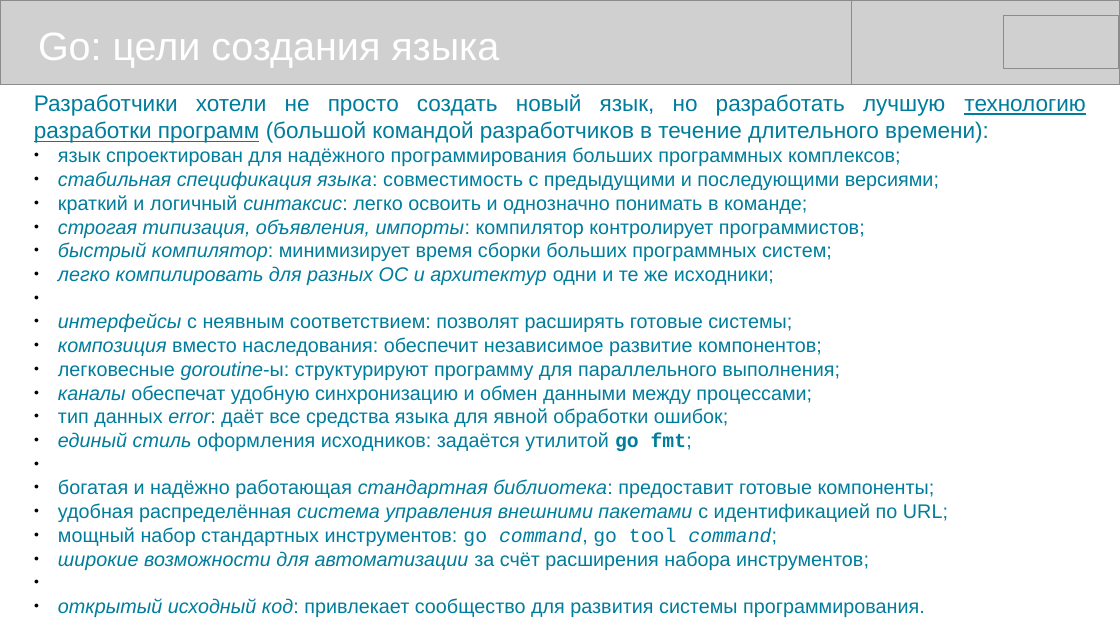
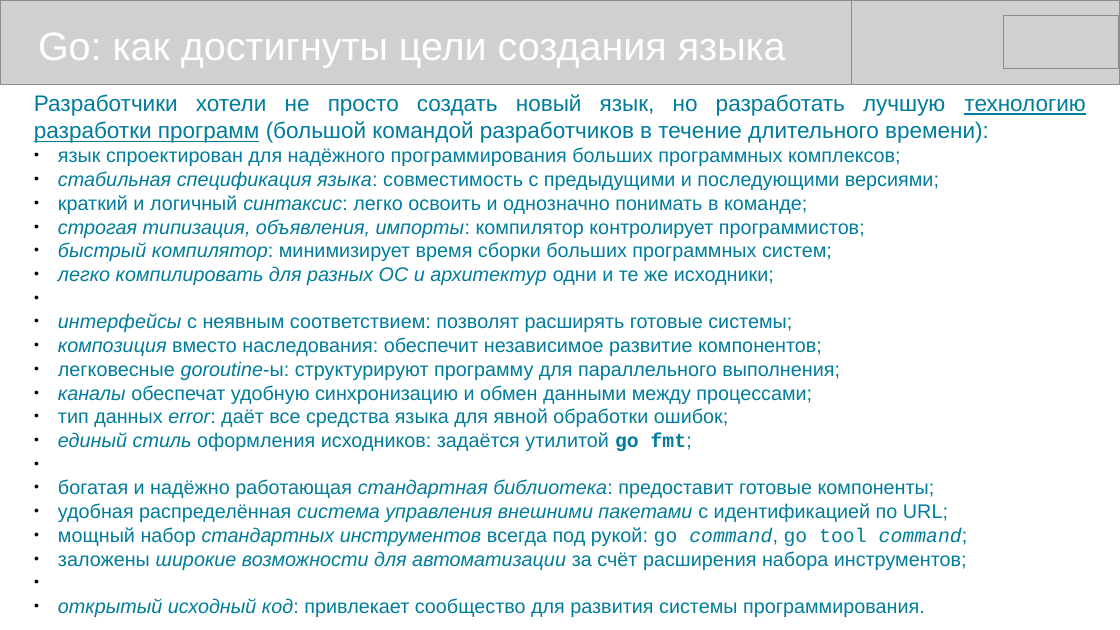
Before and after one commit to mike-shock/Go_language, a slide deck: slide 5 of Go_Preview.odp. Drawn at 1120x630 pixels with LibreOffice and Linux fonts; fonts in the diff are those of the drawing; grey boxes stand for pictures. Boxes give left, top, right and bottom in pixels: in the first picture for what was removed or moved away, otherwise in the second. Text is boxed around its words. In the diff, an @@ line names an element or a change of style, - is before the commit and + after.

```diff
--- a/Go_Preview.odp
+++ b/Go_Preview.odp
@@ text at box(38, 33, 786, 68): text changed @@
-Go: цели создания языка
+Go: как достигнуты цели создания языка
@@ text at box(58, 527, 968, 570): text changed @@
-● мощный набор стандартных инструментов: go command, go tool command;
-● широкие возможности для автоматизации за счёт расширения набора инструментов;
+● мощный набор стандартных инструментов всегда под рукой: go command, go tool command;
+● заложены широкие возможности для автоматизации за счёт расширения набора инструментов;
```
Also in this commit, not shown: 8 other slides changed, 1 slide removed, 7 other files.
